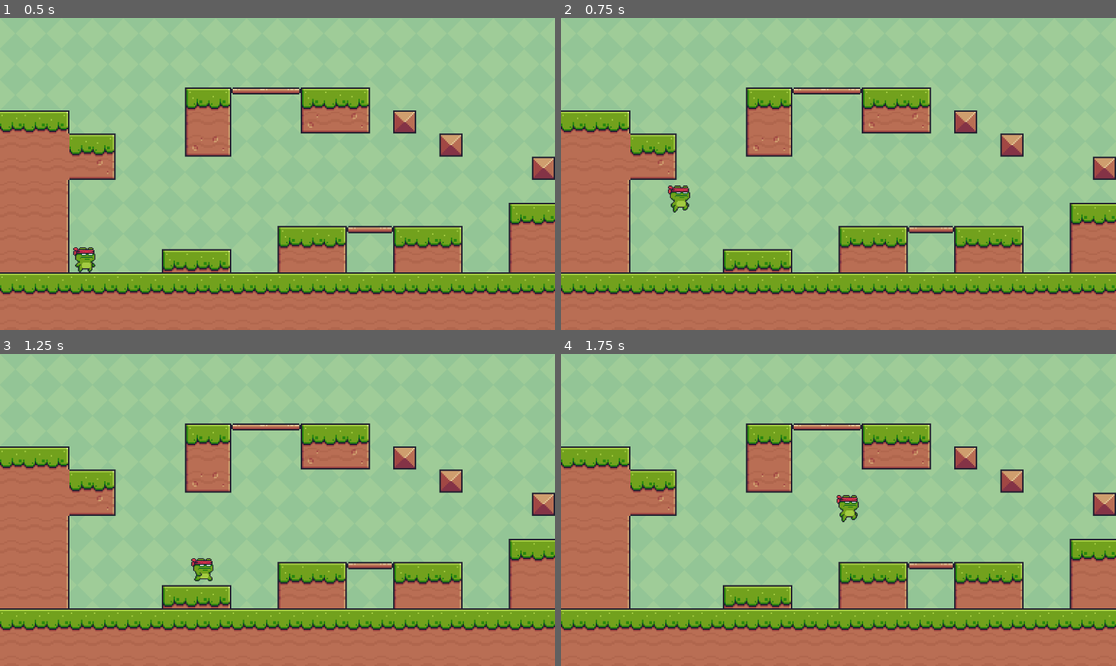
Above: before the commit, frames 1-4 (two rows, left to right).
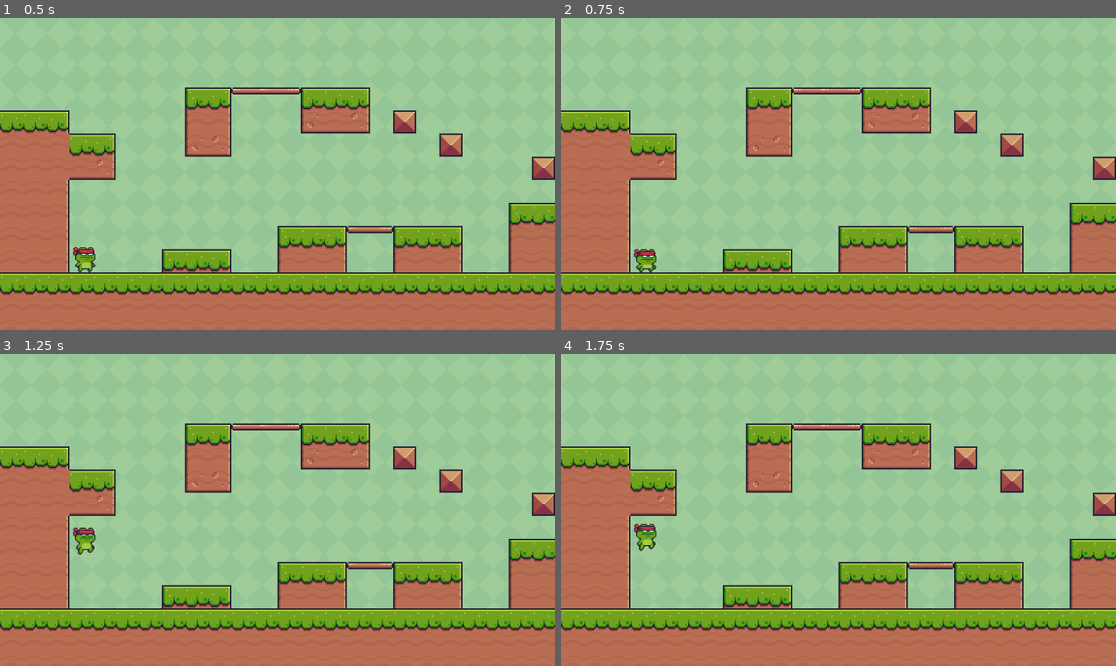
Above: after the commit, the same moments.

Repository: MichaelRMartinez/2d-platformer
Game: Godot game, scene res://scenes/main.tscn
Same seed, same stepped clock (60 frames per second), same inputs: the game is played once before the commit and once after it. The project has no main scene, so this scene is started directly.
Inputs:
- Up to frame 1 (0.5 s): no input
- Up to frame 2 (0.75 s): tap Enter (ui_accept) at 0.5, 0.6 s; hold Right (ui_right) from 0.53 s (still down)
- Up to frame 3 (1.25 s): keep holding Right (ui_right); tap Space (jump, bound only after the commit) at 0.77, 0.8, 1.07 s
- Up to frame 4 (1.75 s): keep holding Right (ui_right); tap Space (jump, bound only after the commit) at 1.35, 1.52 s; tap Enter (ui_accept) at 1.55 s

Frame 1 is identical in both runs. In frame 2, 0.5% of the frame differs, in the area x 13-24%, y 53-82%; in frame 3, 0.5%; in frame 4, 0.5%, in the area x 13-54%, y 45-64%.

Commit message:
Update input map to A (left), D (right), and spacebar (jump)

Diff:
--- a/project.godot
+++ b/project.godot
@@ -14,6 +14,24 @@
 config/features=PackedStringArray("4.3", "Mobile")
 config/icon="res://icon.svg"
 
+[input]
+
+left={
+"deadzone": 0.5,
+"events": [Object(InputEventKey,"resource_local_to_scene":false,"resource_name":"","device":-1,"window_id":0,"alt_pressed":false,"shift_pressed":false,"ctrl_pressed":false,"meta_pressed":false,"pressed":false,"keycode":0,"physical_keycode":65,"key_label":0,"unicode":97,"location":0,"echo":false,"script":null)
+]
+}
+right={
+"deadzone": 0.5,
+"events": [Object(InputEventKey,"resource_local_to_scene":false,"resource_name":"","device":-1,"window_id":0,"alt_pressed":false,"shift_pressed":false,"ctrl_pressed":false,"meta_pressed":false,"pressed":false,"keycode":0,"physical_keycode":68,"key_label":0,"unicode":100,"location":0,"echo":false,"script":null)
+]
+}
+jump={
+"deadzone": 0.5,
+"events": [Object(InputEventKey,"resource_local_to_scene":false,"resource_name":"","device":-1,"window_id":0,"alt_pressed":false,"shift_pressed":false,"ctrl_pressed":false,"meta_pressed":false,"pressed":false,"keycode":0,"physical_keycode":32,"key_label":0,"unicode":32,"location":0,"echo":false,"script":null)
+]
+}
+
 [physics]
 
 2d/default_gravity=2500.0
--- a/scenes/player.gd
+++ b/scenes/player.gd
@@ -18,12 +18,12 @@
 		sprite_2d.play("jumping")
 
 	# Handle jump.
-	if Input.is_action_just_pressed("ui_accept") and is_on_floor():
+	if Input.is_action_just_pressed("jump") and is_on_floor():
 		velocity.y = JUMP_VELOCITY
 
 	# Get the input direction and handle the movement/deceleration.
 	# As good practice, you should replace UI actions with custom gameplay actions.
-	var direction := Input.get_axis("ui_left", "ui_right")
+	var direction := Input.get_axis("left", "right")
 	if direction:
 		velocity.x = direction * SPEED
 	else:
